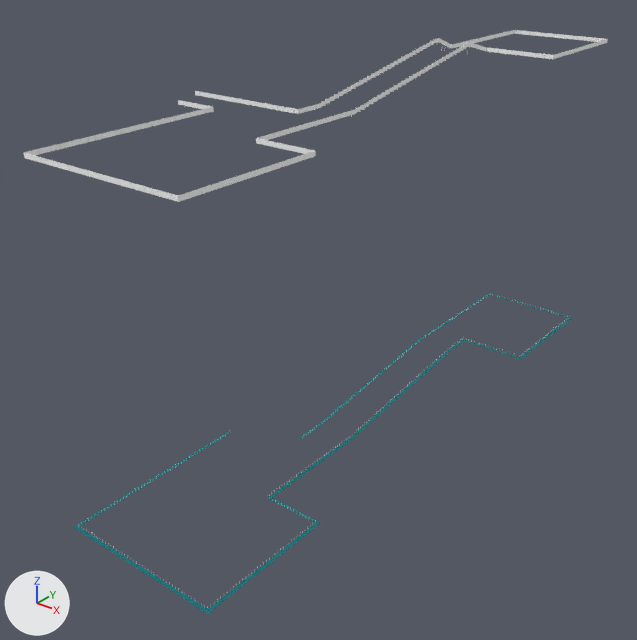
One commit to the Blender file Utils/Modelos/PlataformaObjetosUnidosFinal.blend: the scene before it, then after it.
Before and after are seen from a 50 mm lens placed at (119.0, -254.0, 146.0), pointed at (-40.0, -55.0, 23.0). The lights are fixed; the arrows at lower left show +X, +Y and +Z.

Names of what the first picture shows: 'Plataforma-Grade', 'PlataformaInferior.013'.
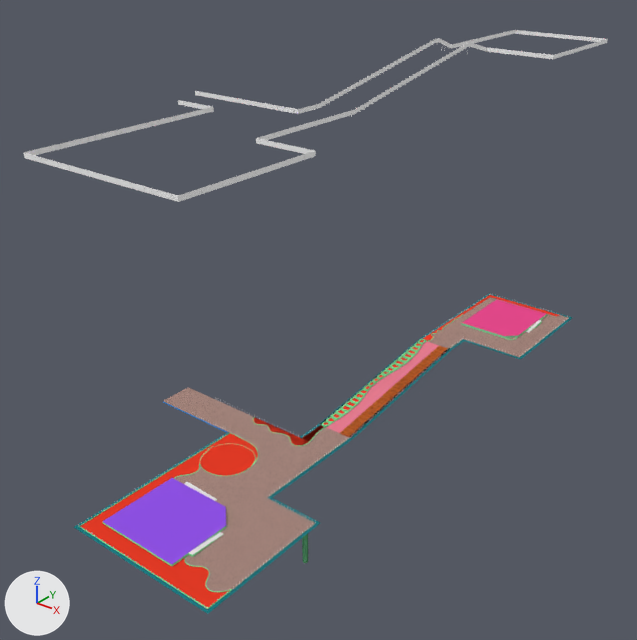
Location of each change, [x1, y1, x2, y2] in pixels of the pictures (637 x 640 px):
'RampaEntrada.001', shown: after [106, 387, 349, 609]
'Plane.005', shown (purple): after [102, 478, 226, 566]
'Plane.007', shown (red): after [80, 433, 258, 607]
'FimRampaEscada.001', shown: after [427, 297, 569, 357]
'Plane.006', shown (pink): after [461, 299, 547, 339]
'RampaEscada.001', shown (pink): after [326, 342, 449, 438]
'EscadaRampaPrincipal.004', shown (brown): after [340, 346, 448, 438]
'Cube.004', shown: after [321, 339, 427, 427]
'Plane', shown: after [253, 418, 324, 445]
'Plane.008', shown: after [423, 295, 559, 341]
'Plane.004', shown: after [79, 526, 232, 609]
'Plane.001', shown: after [80, 433, 258, 526]
'PlataformaInferior', shown: after [163, 401, 227, 433]
'Plane.002', shown: after [200, 444, 256, 476]
'Cube', shown: after [253, 417, 326, 446]

The change in detail:
Object 'EscadaRampaPrincipal.004' (ob_escadarampaprincipal_004) is now shown.
Object 'Plane.008' (ob_plane_008) is now shown.
Object 'Plane.007' (ob_plane_007) is now shown.
Object 'Plane' (ob_plane) is now shown.
Object 'Plane.006' (ob_plane_006) is now shown.
Object 'Cube.004' (ob_cube_004) is now shown.
Object 'Cube' (ob_cube) is now shown.
Object 'Plane.005' (ob_plane_005) is now shown.
Object 'Plane.004' (ob_plane_004) is now shown.
Object 'Plane.001' (ob_plane_001) is now shown.
Object 'Plane.002' (ob_plane_002) is now shown.
Object 'RampaEntrada.001' (ob_rampaentrada_001) is now shown.
Object 'RampaEscada.001' (ob_rampaescada_001) is now shown.
Object 'PlataformaInferior' (ob_plataformainferior) is now shown.
Object 'FimRampaEscada.001' (ob_fimrampaescada_001) is now shown.
